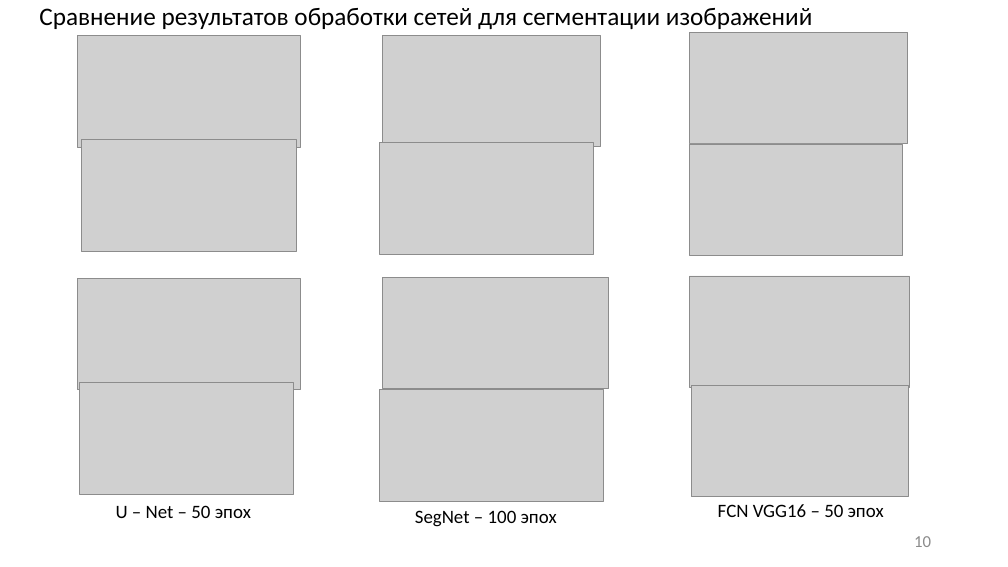
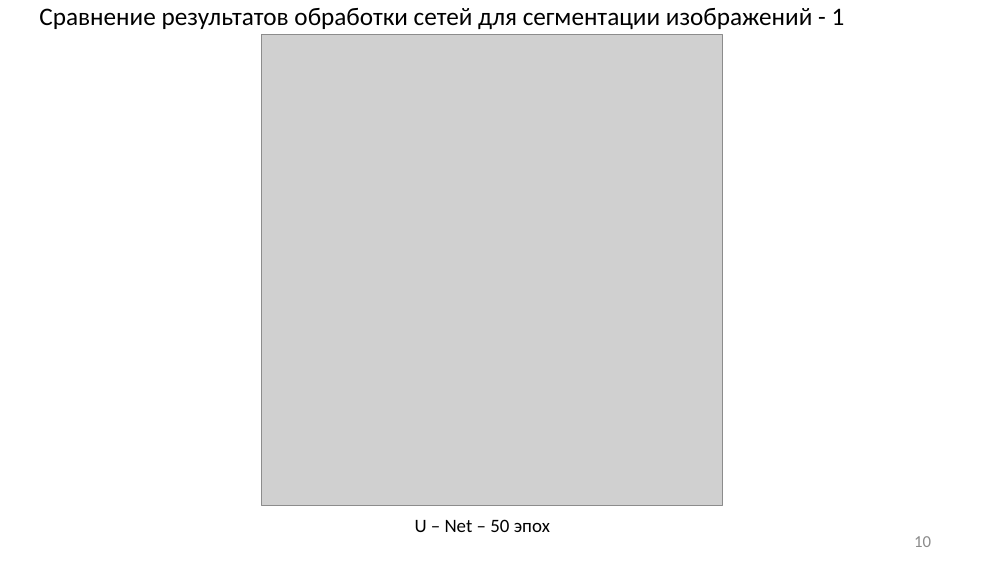
Before and after one commit to JacKira/Airbus_ship_detection, a slide deck: slide 10 of Отчет/ВКР презентация.pptx. Drawn at 1008x567 pixels with LibreOffice and Linux fonts; fonts in the diff are those of the drawing; grey boxes stand for pictures. Boxes give left, top, right and bottom in pixels: in the first picture for what was removed or moved away, otherwise in the second. Text is boxed around its words. In the diff, an @@ line names an element or a change of style, - is before the commit and + after.

```diff
--- a/Отчет/ВКР презентация.pptx
+++ b/Отчет/ВКР презентация.pptx
@@ text at box(39, 8, 845, 29): text changed @@
-Сравнение результатов обработки сетей для сегментации изображений
+Сравнение результатов обработки сетей для сегментации изображений - 1
@@ picture: place and size @@
-picture at box(78, 36, 300, 147)
+picture at box(262, 35, 722, 505)
@@ picture removed at box(383, 36, 601, 147) @@
@@ picture removed at box(690, 33, 908, 144) @@
@@ picture removed at box(81, 140, 296, 252) @@
@@ picture removed at box(380, 143, 594, 255) @@
@@ picture removed at box(690, 144, 903, 256) @@
@@ picture removed at box(77, 278, 301, 390) @@
@@ picture removed at box(383, 278, 609, 389) @@
@@ picture removed at box(690, 276, 910, 388) @@
@@ picture removed at box(79, 383, 294, 495) @@
@@ picture removed at box(380, 389, 603, 501) @@
@@ picture removed at box(691, 385, 908, 497) @@
@@ text removed at box(718, 504, 884, 517) @@
-FCN VGG16 – 50 эпох
@@ text "U – Net – 50 ...": place and size @@
-text "U – Net – 50 ..." at box(116, 505, 251, 518)
+text "U – Net – 50 ..." at box(415, 519, 550, 532)
@@ text removed at box(415, 510, 557, 527) @@
-SegNet – 100 эпох
```
Also in this commit, not shown: 3 other slides changed, 2 slides added.
